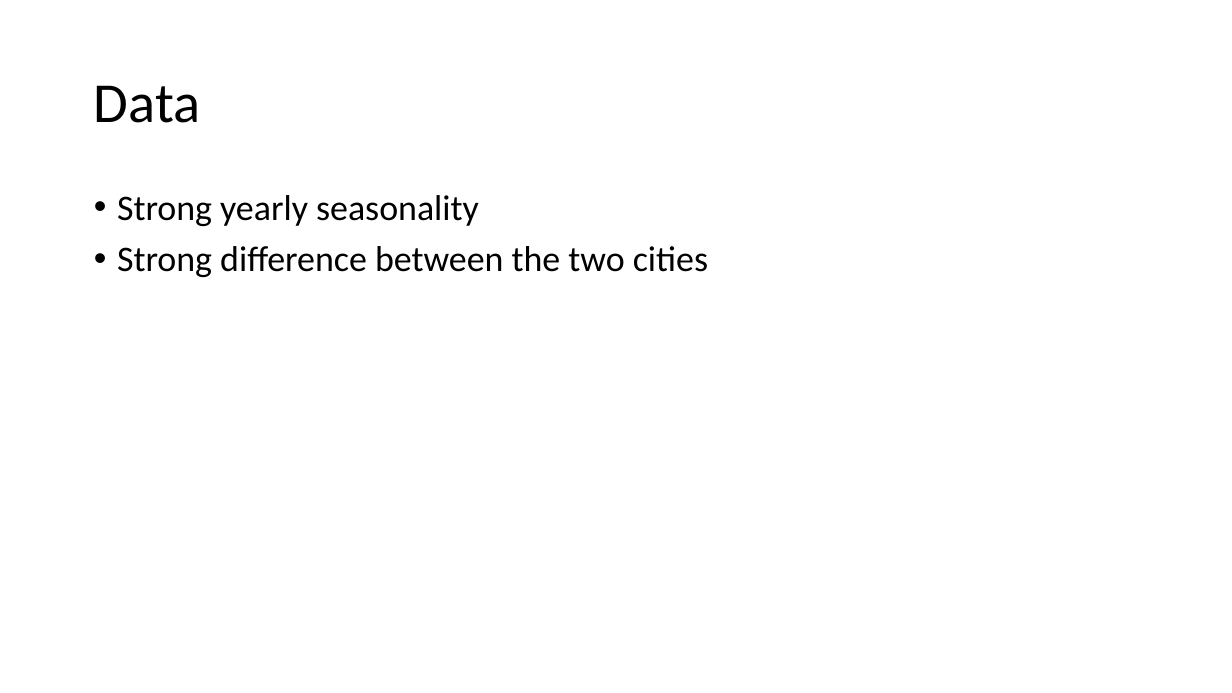
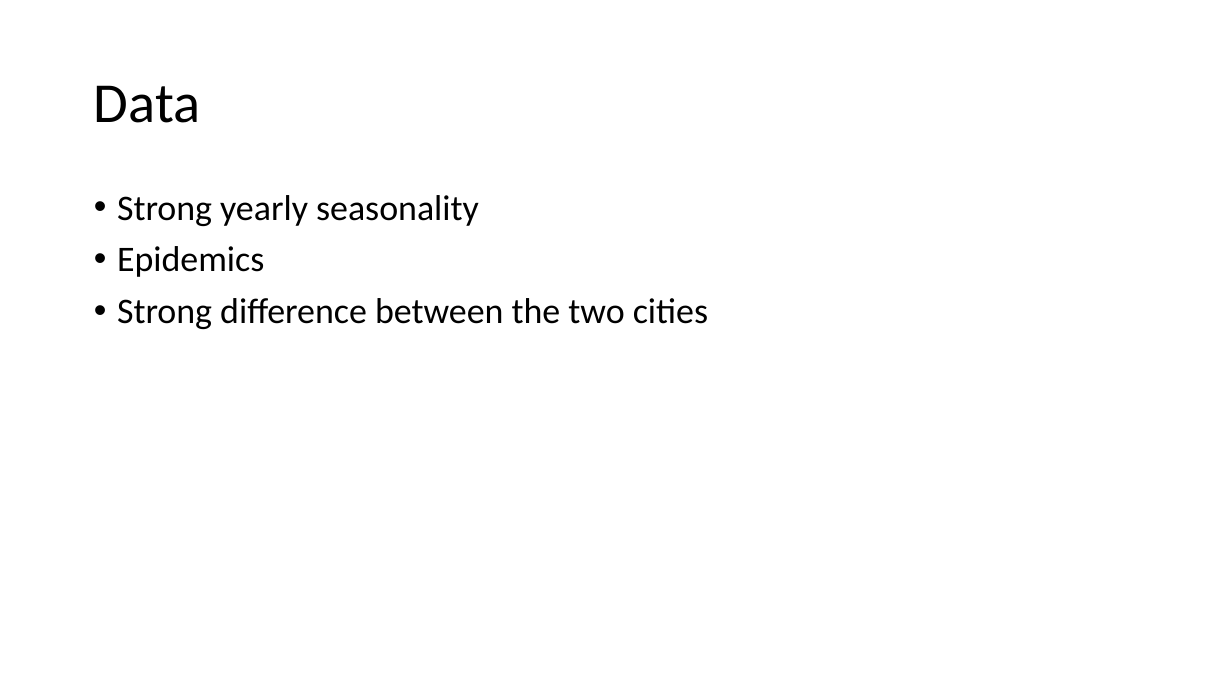
Before and after one commit to mariiader/adc_project, a slide deck: slide 4 of DengAI_PP_1.pptx. Drawn at 1232x693 pixels with LibreOffice and Linux fonts; fonts in the diff are those of the drawing. Boxes give left, top, right and bottom in pixels: in the first picture for what was removed or moved away, otherwise in the second. Text is boxed around its words. In the diff, an @@ line names an element or a change of style, - is before the commit and + after.

```diff
--- a/DengAI_PP_1.pptx
+++ b/DengAI_PP_1.pptx
@@ text at bbox=[117, 246, 264, 277]: paragraph added @@
+• Epidemics
```
Also in this commit, not shown: 5 other slides changed, 1 slide removed, 19 other files.
